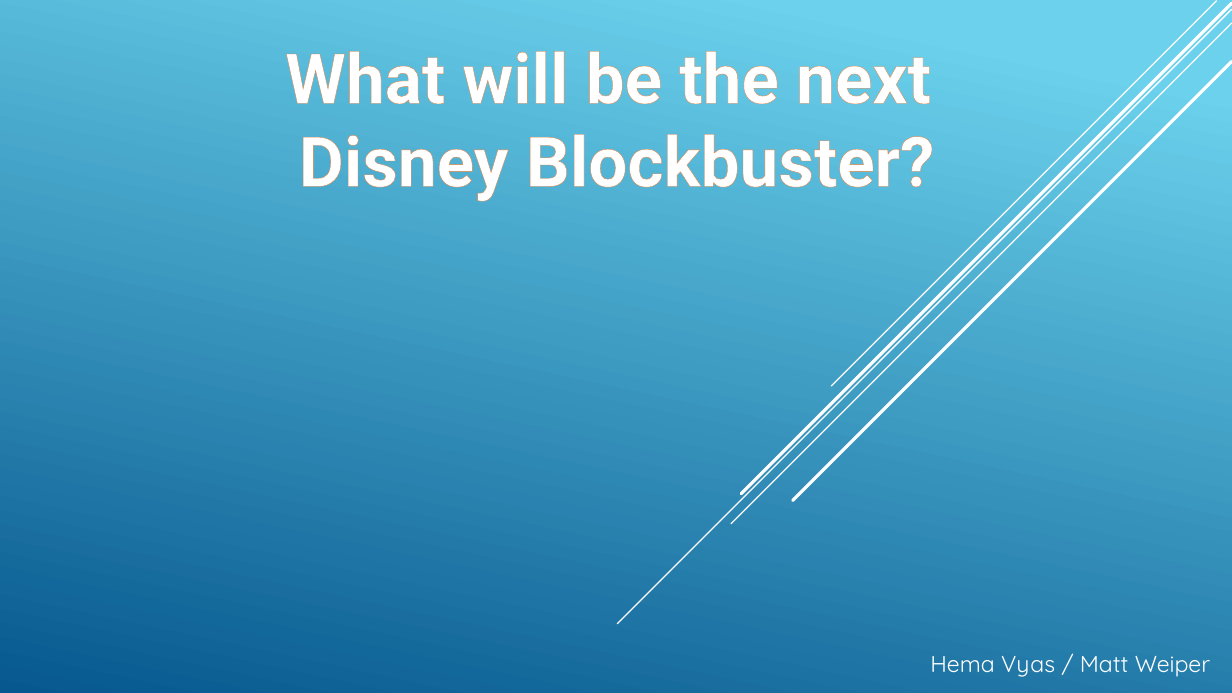
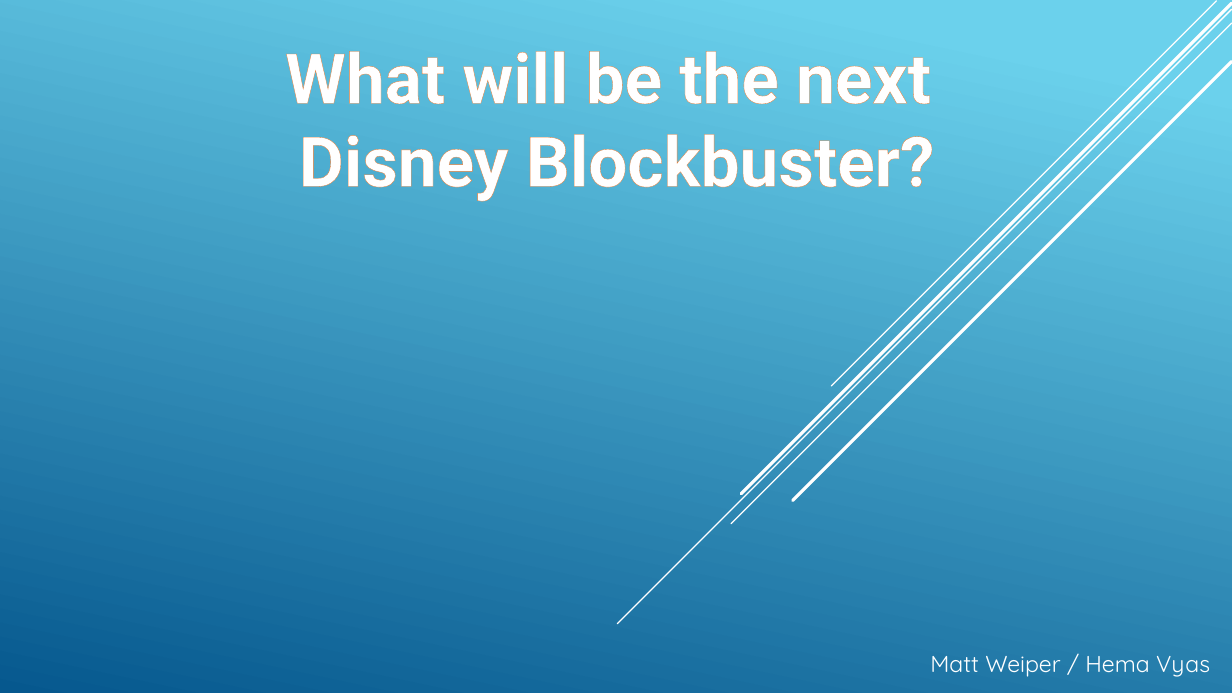
Before and after one commit to Gujaratigirl/butler-groupB-project1, a slide deck: slide 1 of Disney_Project.pptx. Drawn at 1232x693 pixels with LibreOffice and Linux fonts; fonts in the diff are those of the drawing; background and template pictures are left out. Boxes give left, top, right and bottom in pixels: in the first picture for what was removed or moved away, otherwise in the second. Text is boxed around its words. In the diff, an @@ line names an element or a change of style, - is before the commit and + after.

```diff
--- a/Disney_Project.pptx
+++ b/Disney_Project.pptx
@@ text at box(930, 656, 1210, 677): text changed @@
-Hema Vyas / Matt Weiper
+Matt Weiper / Hema Vyas
```
Also in this commit, not shown: 1 slide added, 1 other file.
